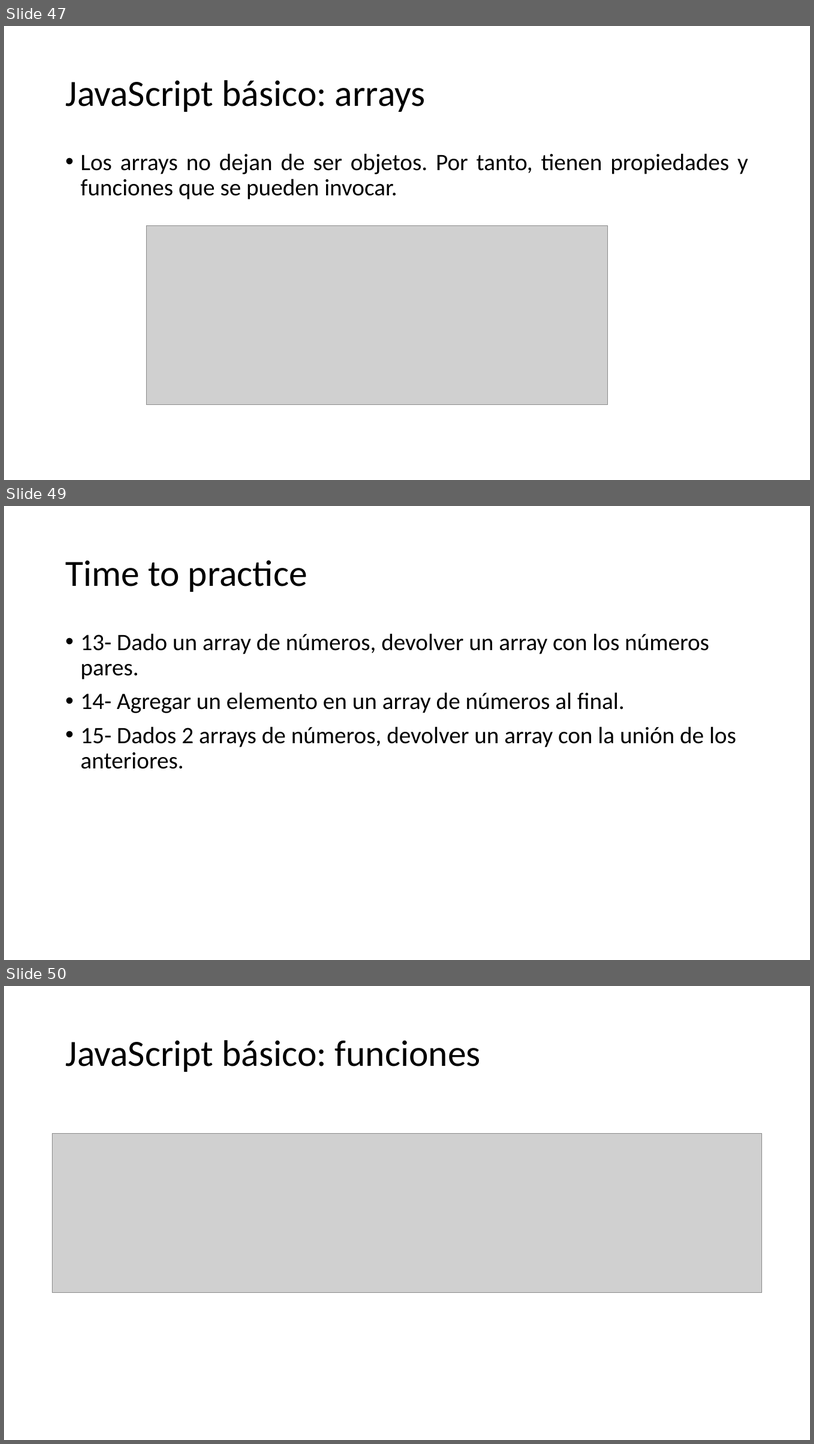
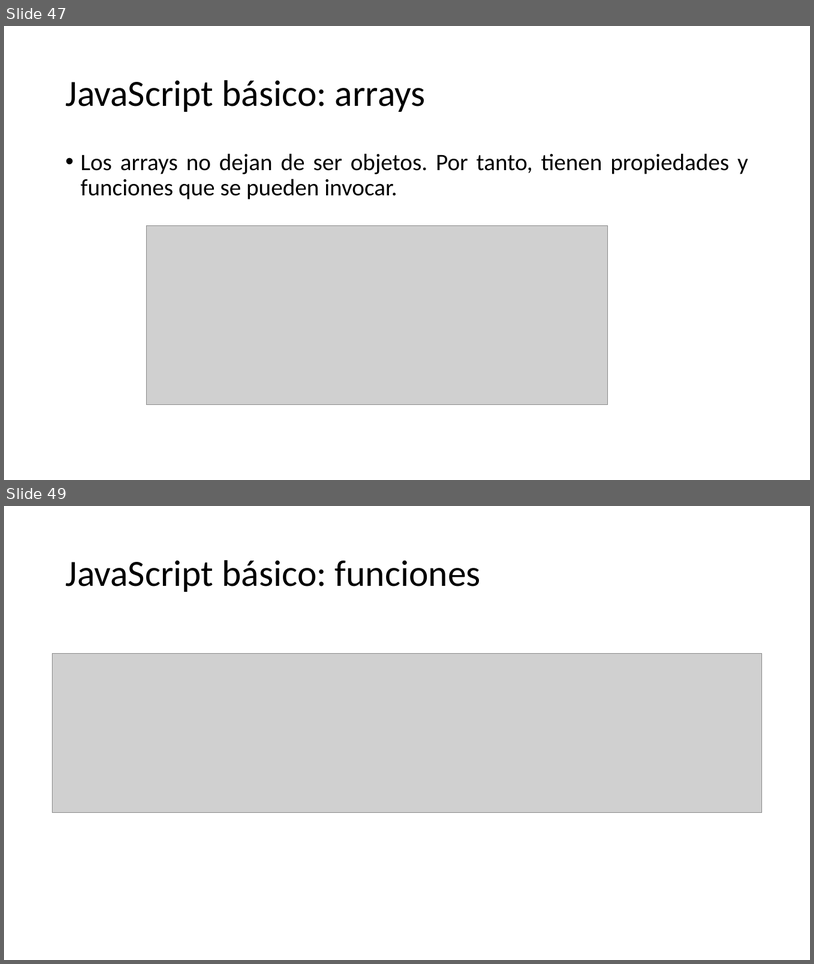
Before and after one commit to SarutobiKonohamaru/js_full_course, a slide deck: Presentacion.pptx. Shown one above the other, each under a label of ours: slides 47, 49 and 50 before the commit, slides 47 and 49 after it; the slides between them are not shown. The pictures are 814x1444 and 814x964 pixels, drawn with LibreOffice and Linux fonts; fonts in the diff are those of the drawing; grey boxes stand for pictures. Boxes give left, top, right and bottom in pixels: in the first picture for what was removed or moved away, otherwise in the second. Text is boxed around its words. In the diff, an @@ line names an element or a change of style, - is before the commit and + after.

```diff
--- a/Presentacion.pptx
+++ b/Presentacion.pptx
@@ slide 49 removed at [4, 506, 810, 960], background #FFFFFF @@
@@ title removed at [65, 560, 308, 592] @@
-Time to practice
@@ text removed at [81, 633, 737, 769] @@
-• 13- Dado un array de números, devolver un array con los números pares.
-• 14- Agregar un elemento en un array de números al final.
-• 15- Dados 2 arrays de números, devolver un array con la unión de los anteriores.
@@ what was slide 50 is now slide 49 @@
```
Also in this commit, not shown: 2 slides changed, 4 slides added.
